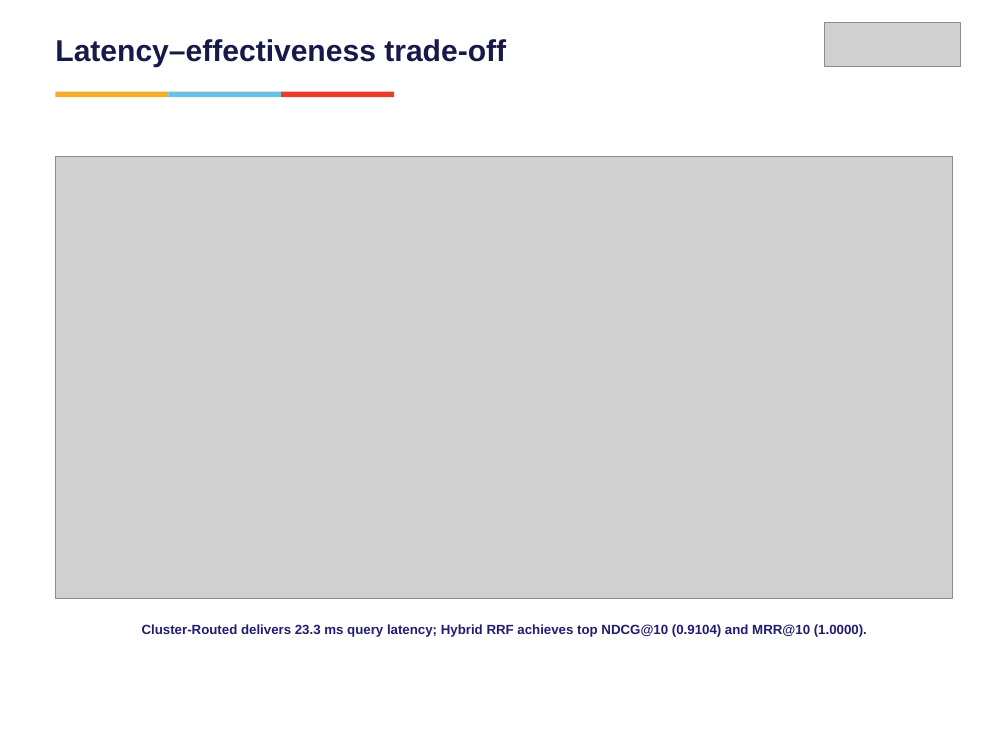
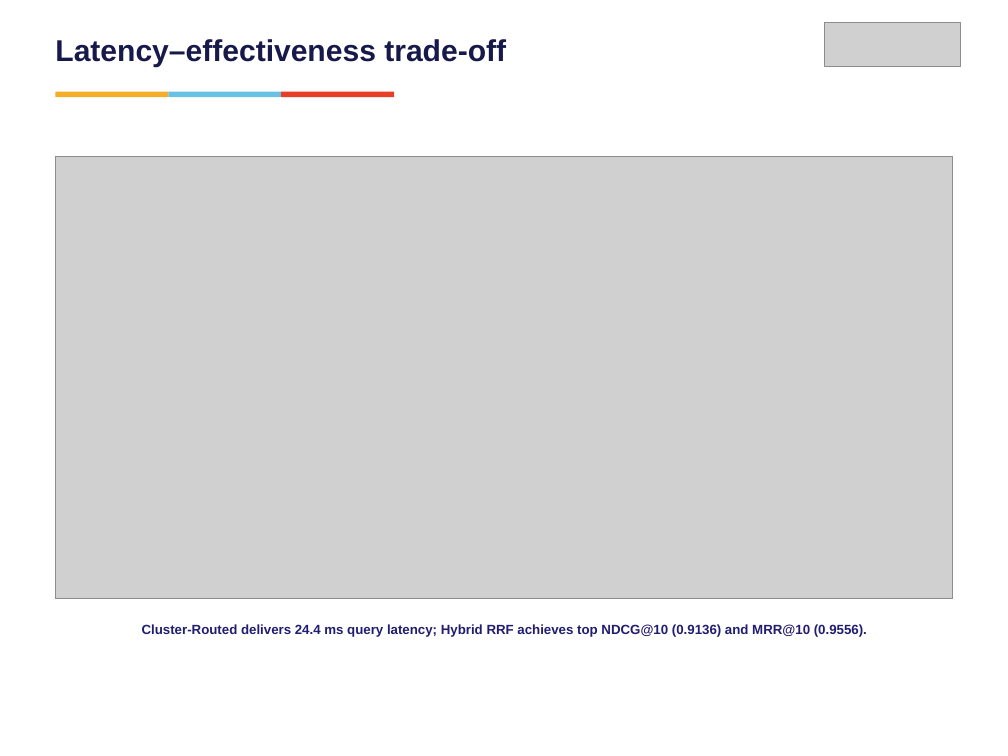
Before and after one commit to vishrutbhushan/ir-benchmark, a slide deck: slide 10 of presentation/IR_Benchmark_Presentation.pptx (slide 8 before the commit). Drawn at 1008x756 pixels with LibreOffice and Linux fonts; fonts in the diff are those of the drawing; grey boxes stand for pictures. Boxes give left, top, right and bottom in pixels: in the first picture for what was removed or moved away, otherwise in the second. Text is boxed around its words. In the diff, an @@ line names an element or a change of style, - is before the commit and + after.

```diff
--- a/presentation/IR_Benchmark_Presentation.pptx
+++ b/presentation/IR_Benchmark_Presentation.pptx
@@ text at box(142, 624, 867, 637): text changed @@
-Cluster-Routed delivers 23.3 ms query latency; Hybrid RRF achieves top NDCG@10 (0.9104) and MRR@10 (1.0000).
+Cluster-Routed delivers 24.4 ms query latency; Hybrid RRF achieves top NDCG@10 (0.9136) and MRR@10 (0.9556).
```
Also in this commit, not shown: 8 other slides changed, 5 other files.
